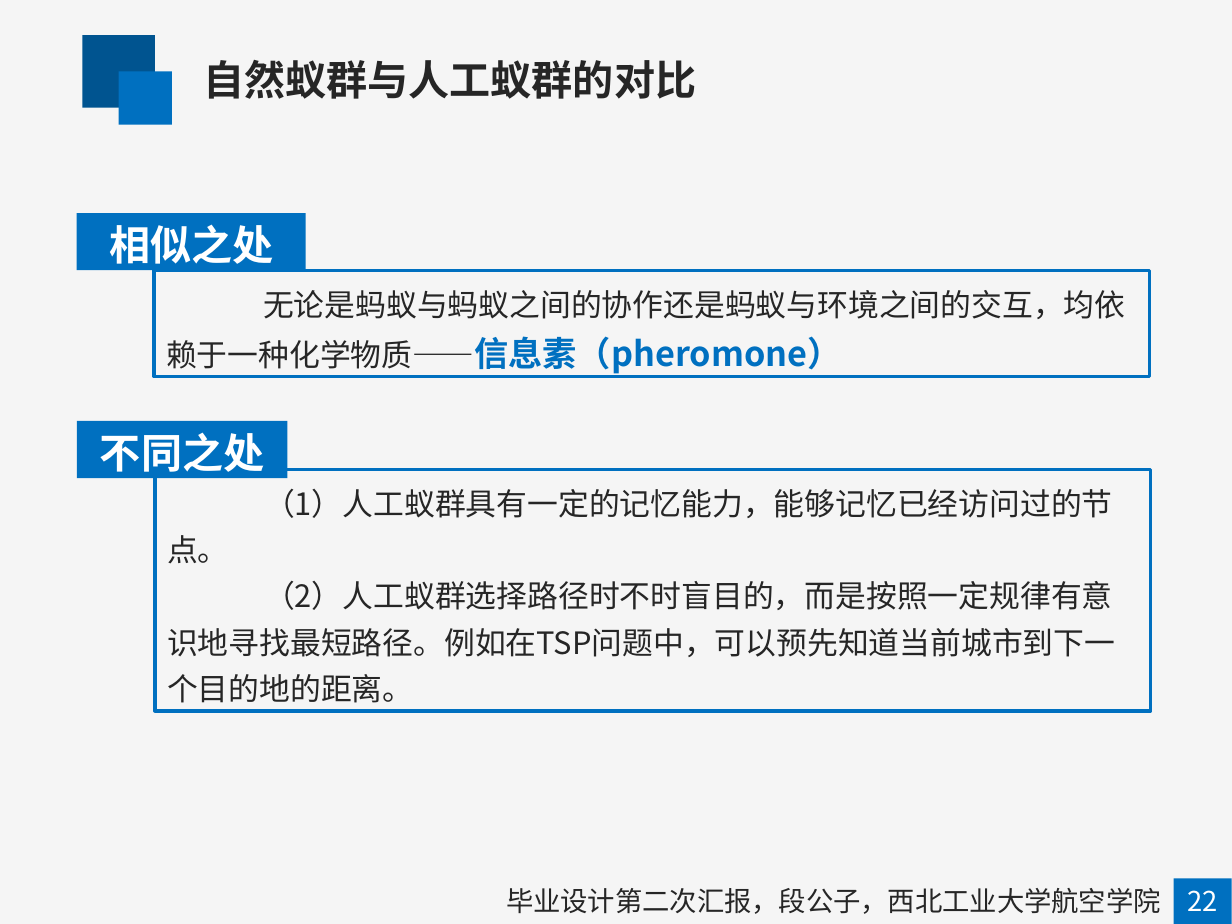
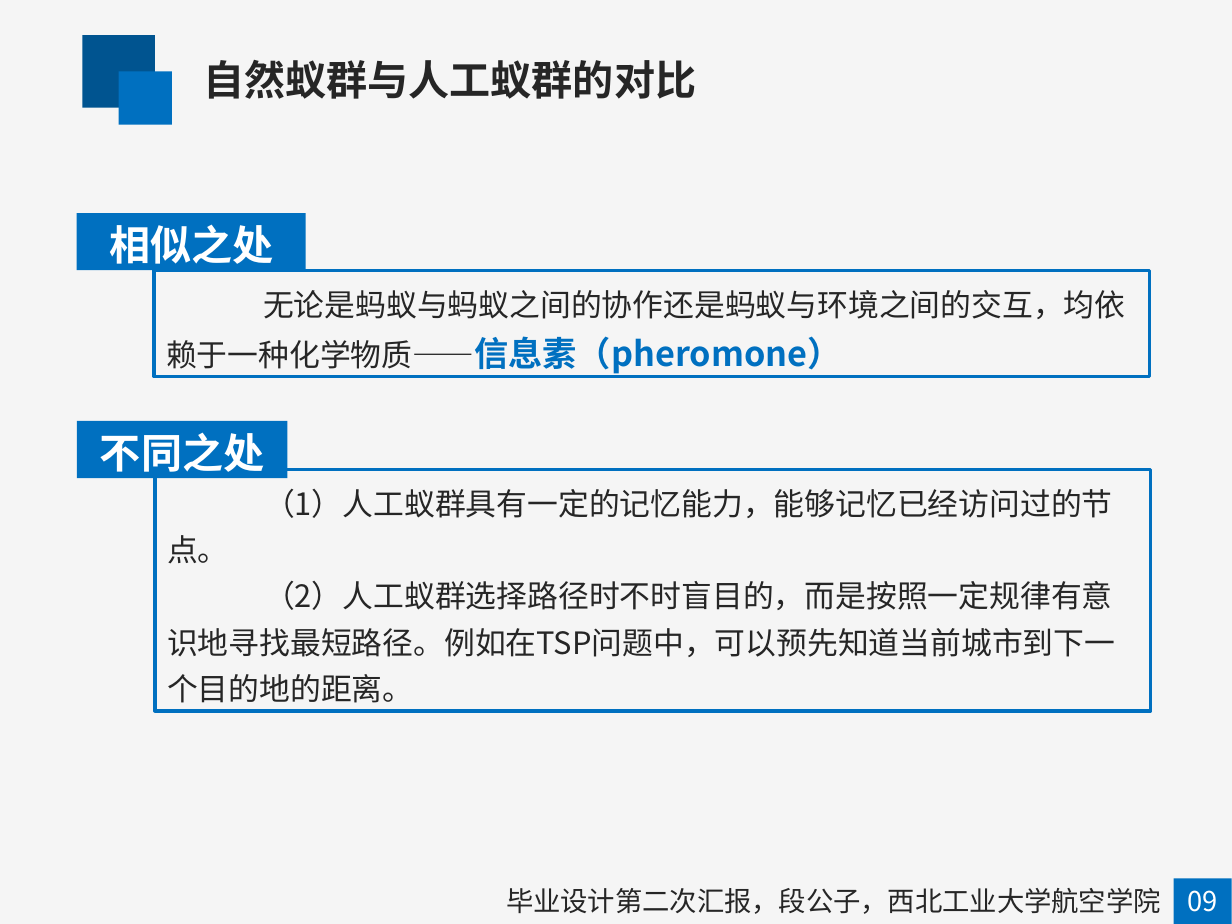
Before and after one commit to mapengfei-nwpu/ant, a slide deck: slide 9 of 蚁群优化算法.pptx. Drawn at 1232x924 pixels with LibreOffice and Linux fonts; fonts in the diff are those of the drawing. Boxes give left, top, right and bottom in pixels: in the first picture for what was removed or moved away, otherwise in the second. Text is boxed around its words. In the diff, an @@ line names an element or a change of style, - is before the commit and + after.

```diff
--- a/蚁群优化算法.pptx
+++ b/蚁群优化算法.pptx
@@ text at (1187,890,1217,912): text changed @@
-22
+09
```
Also in this commit, not shown: 16 other slides changed, 11 slides added, 2 slides removed, 1 other file.
